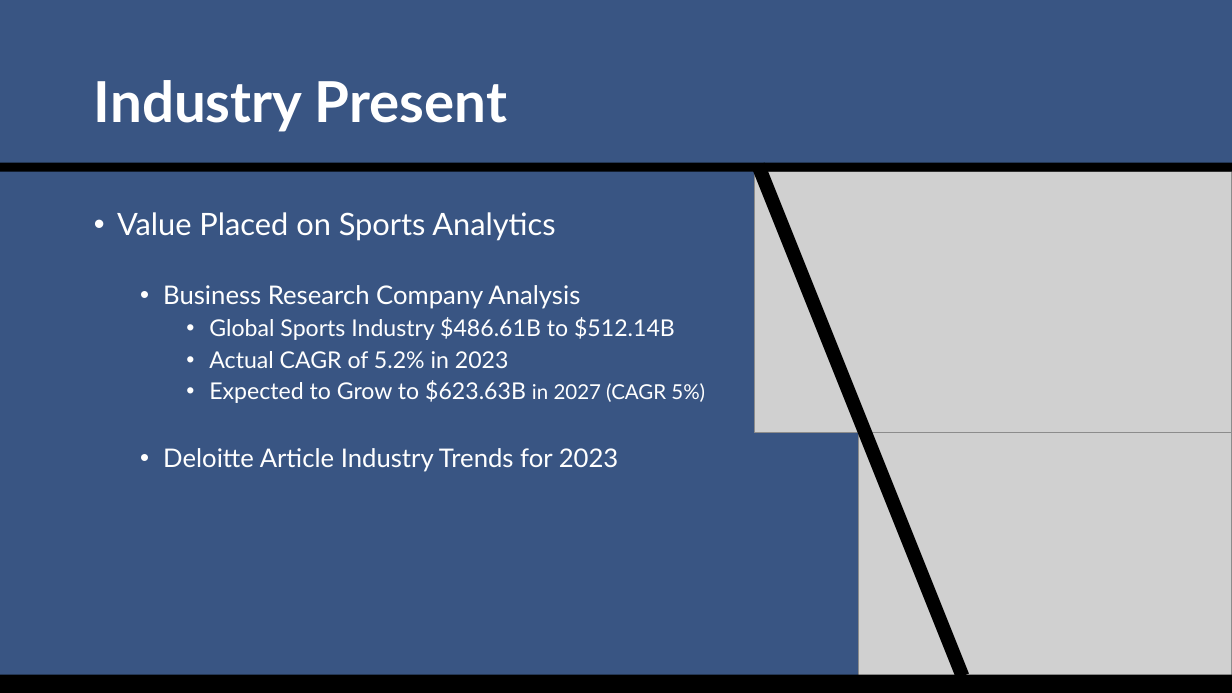
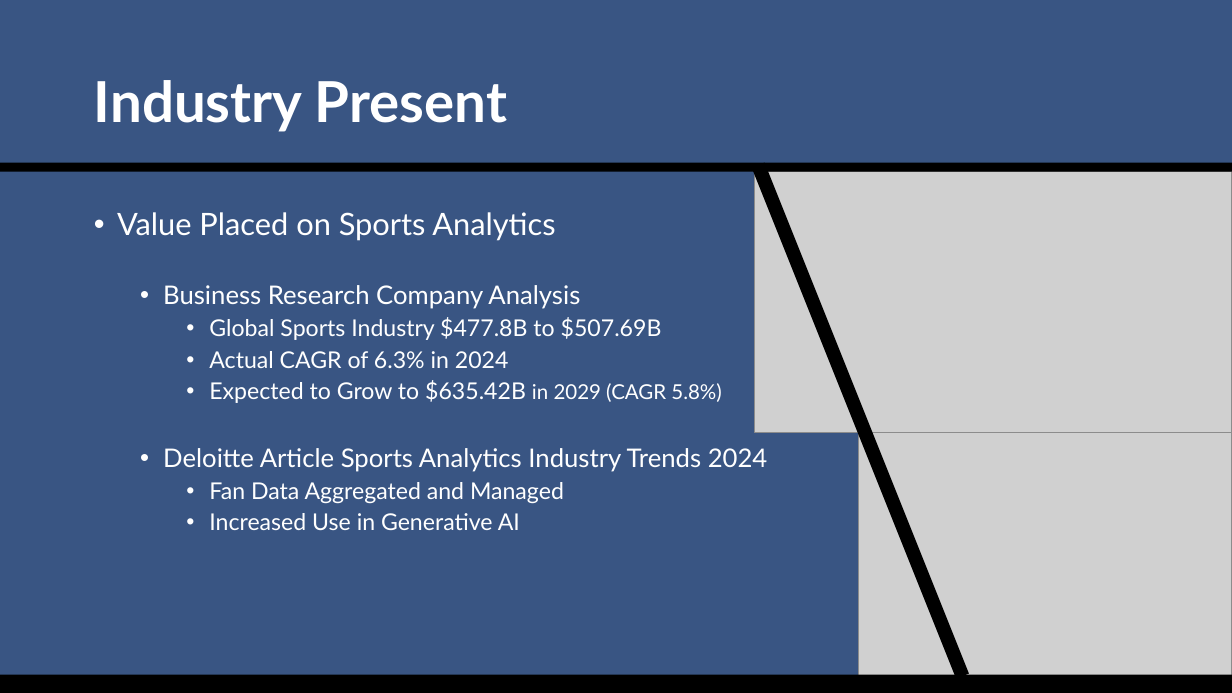
Before and after one commit to SuperMarioGiacomazzo/STOR538_WEBSITE, a slide deck: slide 8 of Slides/Sports Analytics 3/Sports_Analytics_3_Lecture.pptx (slide 7 before the commit). Drawn at 1232x693 pixels with LibreOffice and Linux fonts; fonts in the diff are those of the drawing; grey boxes stand for pictures. Boxes give left, top, right and bottom in pixels: in the first picture for what was removed or moved away, otherwise in the second. Text is boxed around its words. In the diff, an @@ line names an element or a change of style, - is before the commit and + after.

```diff
--- a/Slides/Sports Analytics 3/Sports_Analytics_3_Lecture.pptx
+++ b/Slides/Sports Analytics 3/Sports_Analytics_3_Lecture.pptx
@@ text at (163,317,768,530): text changed @@
-    • Global Sports Industry $486.61B to $512.14B
-    • Actual CAGR of 5.2% in 2023
-    • Expected to Grow to $623.63B in 2027 (CAGR 5%)
-  • Deloitte Article Industry Trends for 2023
+    • Global Sports Industry $477.8B to $507.69B
+    • Actual CAGR of 6.3% in 2024
+    • Expected to Grow to $635.42B in 2029 (CAGR 5.8%)
+  • Deloitte Article Sports Analytics Industry Trends 2024
+    • Fan Data Aggregated and Managed
+    • Increased Use in Generative AI
```
Also in this commit, not shown: 9 other slides changed, 1 slide added, 1 slide removed, 7 other files.
